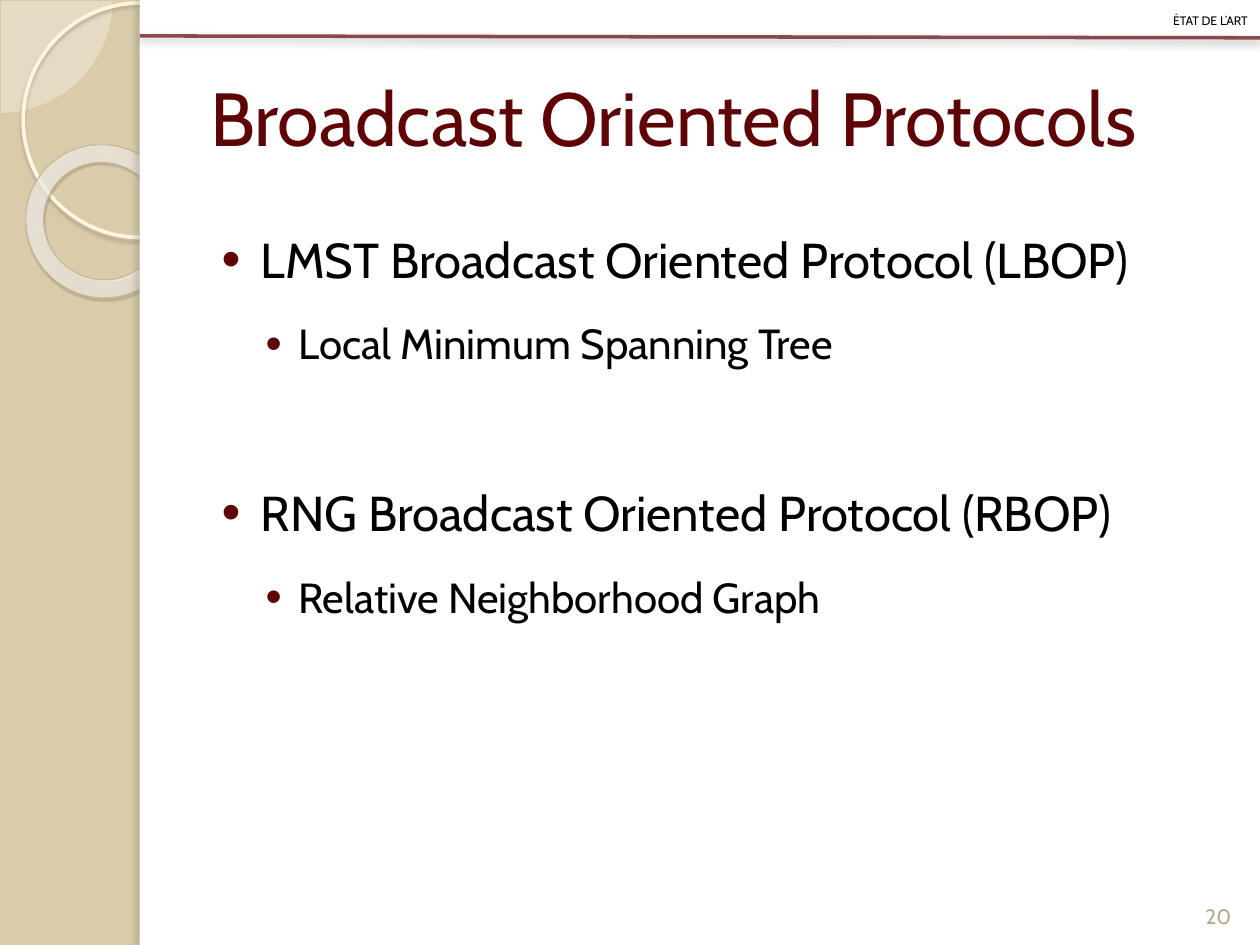
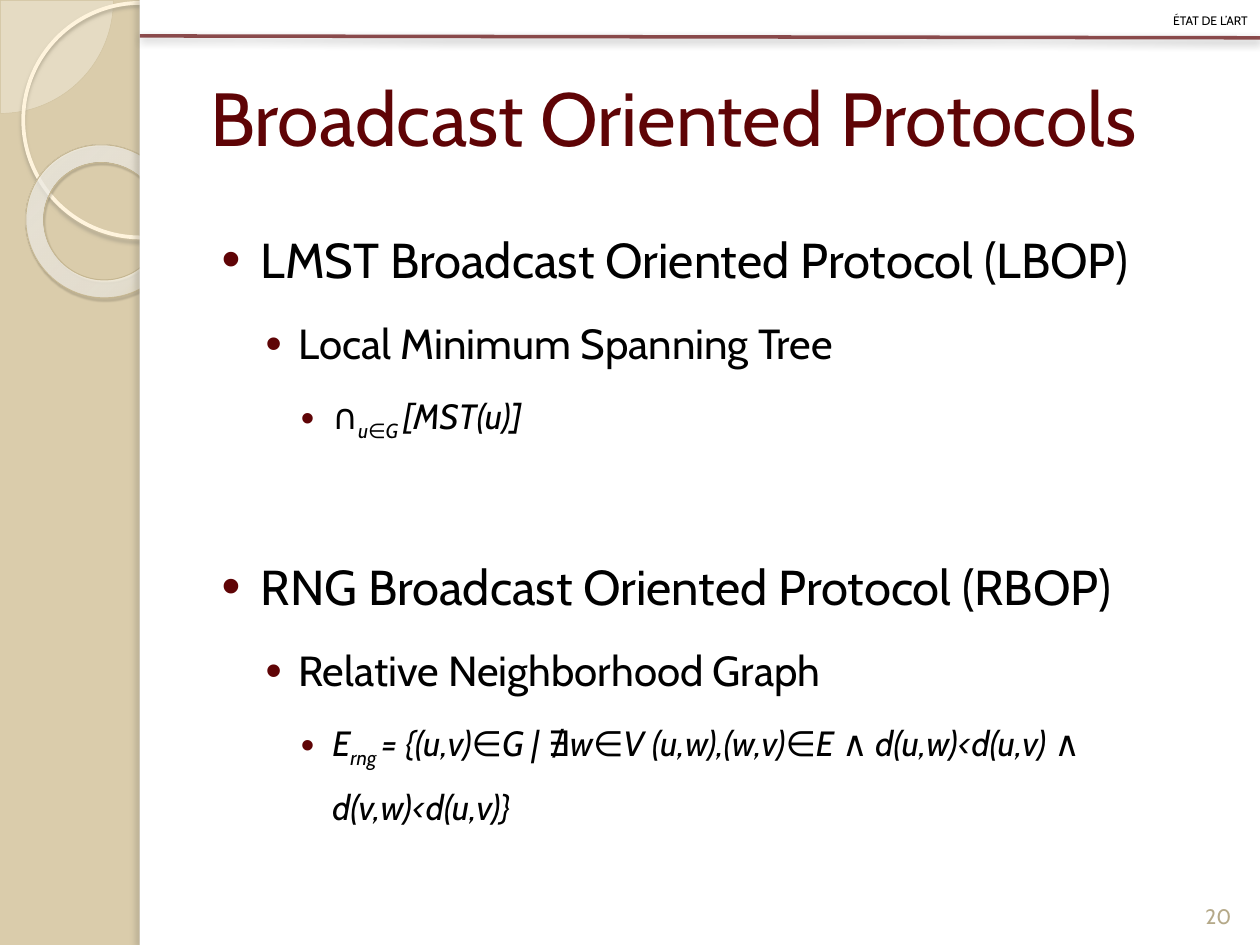
Before and after one commit to Patre/Energy-saving-in-sensors--networks, a slide deck: slide 20 of Redaction/Presentation/pres.pptx. Drawn at 1260x945 pixels with LibreOffice and Linux fonts; fonts in the diff are those of the drawing. Boxes give left, top, right and bottom in pixels: in the first picture for what was removed or moved away, otherwise in the second. Text is boxed around its words. In the diff, an @@ line names an element or a change of style, - is before the commit and + after.

Commit message:
Presentation

```diff
--- a/Redaction/Presentation/pres.pptx
+++ b/Redaction/Presentation/pres.pptx
@@ text at bbox=[358, 402, 521, 439]: paragraph added @@
+    • ∩u∈G [MST(u)]
@@ text at bbox=[332, 729, 1046, 825]: paragraph added @@
+    • Erng = {(u,v)∈G | ∄w∈V (u,w),(w,v)∈E ∧ d(u,w)<d(u,v) ∧ d(v,w)<d(u,v)}
```
Also in this commit, not shown: 4 other slides changed.
